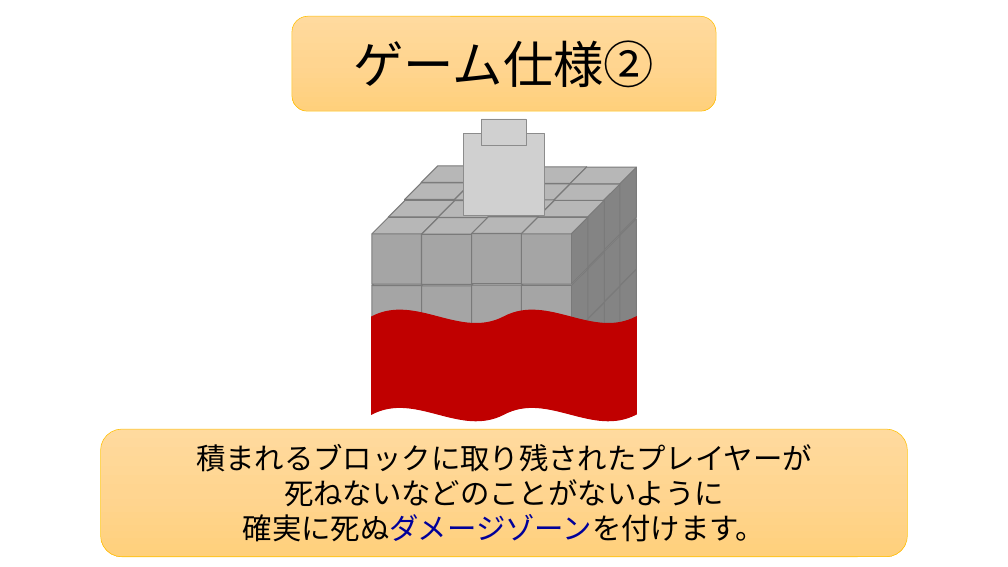
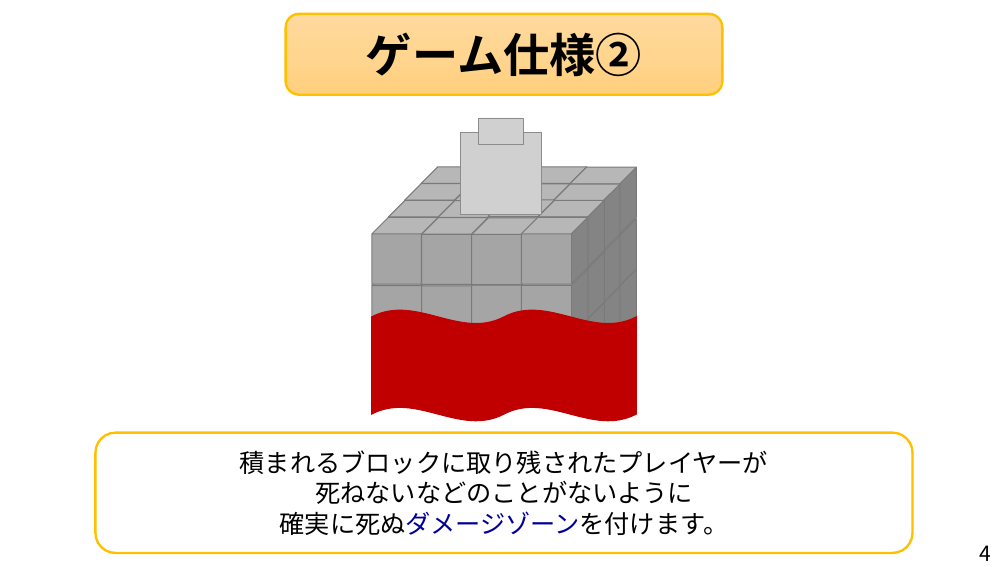
Before and after one commit to Nishin3614/ClimbBuys, a slide deck: slide 4 of チームC企画書.pptx (slide 5 before the commit). Drawn at 1008x567 pixels with LibreOffice and Linux fonts; fonts in the diff are those of the drawing; grey boxes stand for pictures; background and template pictures are left out. Boxes give left, top, right and bottom in pixels: in the first picture for what was removed or moved away, otherwise in the second. Text is boxed around its words. In the diff, an @@ line names an element or a change of style, - is before the commit and + after.

```diff
--- a/チームC企画書.pptx
+++ b/チームC企画書.pptx
@@ rounded rectangle "ゲーム仕様②": place and size @@
-rounded rectangle "ゲーム仕様②" at <box>292,16,716,111</box>
+rounded rectangle "ゲーム仕様②" at <box>286,14,723,95</box>
@@ rounded rectangle "ゲーム仕様②" at <box>286,14,723,95</box>: size 48 to 44 pt, bold on; outline #FFC000 0.5 pt to #FFC000 2.25 pt @@
@@ rounded rectangle "積まれるブロックに取り残されたプレイヤーが": place and size @@
-rounded rectangle "積まれるブロックに取り残されたプレイヤーが" at <box>101,430,907,557</box>
+rounded rectangle "積まれるブロックに取り残されたプレイヤーが" at <box>95,433,913,553</box>
@@ rounded rectangle "積まれるブロックに取り残されたプレイヤーが" at <box>95,433,913,553</box>: size 28 to 24 pt; fill gradient #FFDB9E to #FFD590 to #FFD07C to #FFFFFF at 65% opacity; outline #FFC000 0.5 pt to #FFC000 2.25 pt @@
@@ text added at <box>979,545,991,561</box>, 20 pt, text #000000 @@
+4
```
Also in this commit, not shown: 6 other slides changed, 1 slide added, 3 slides removed, 1 other file.
